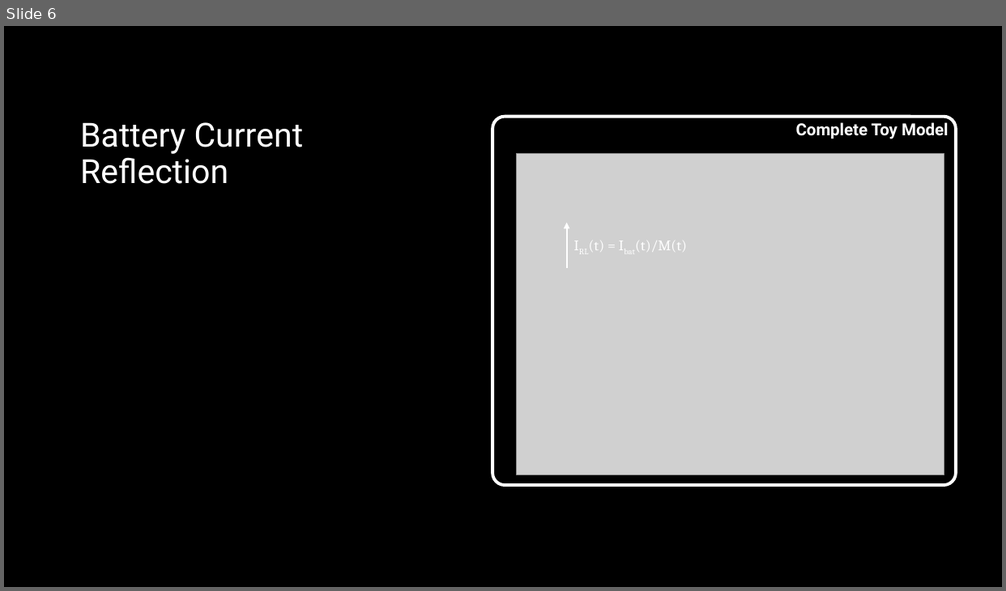
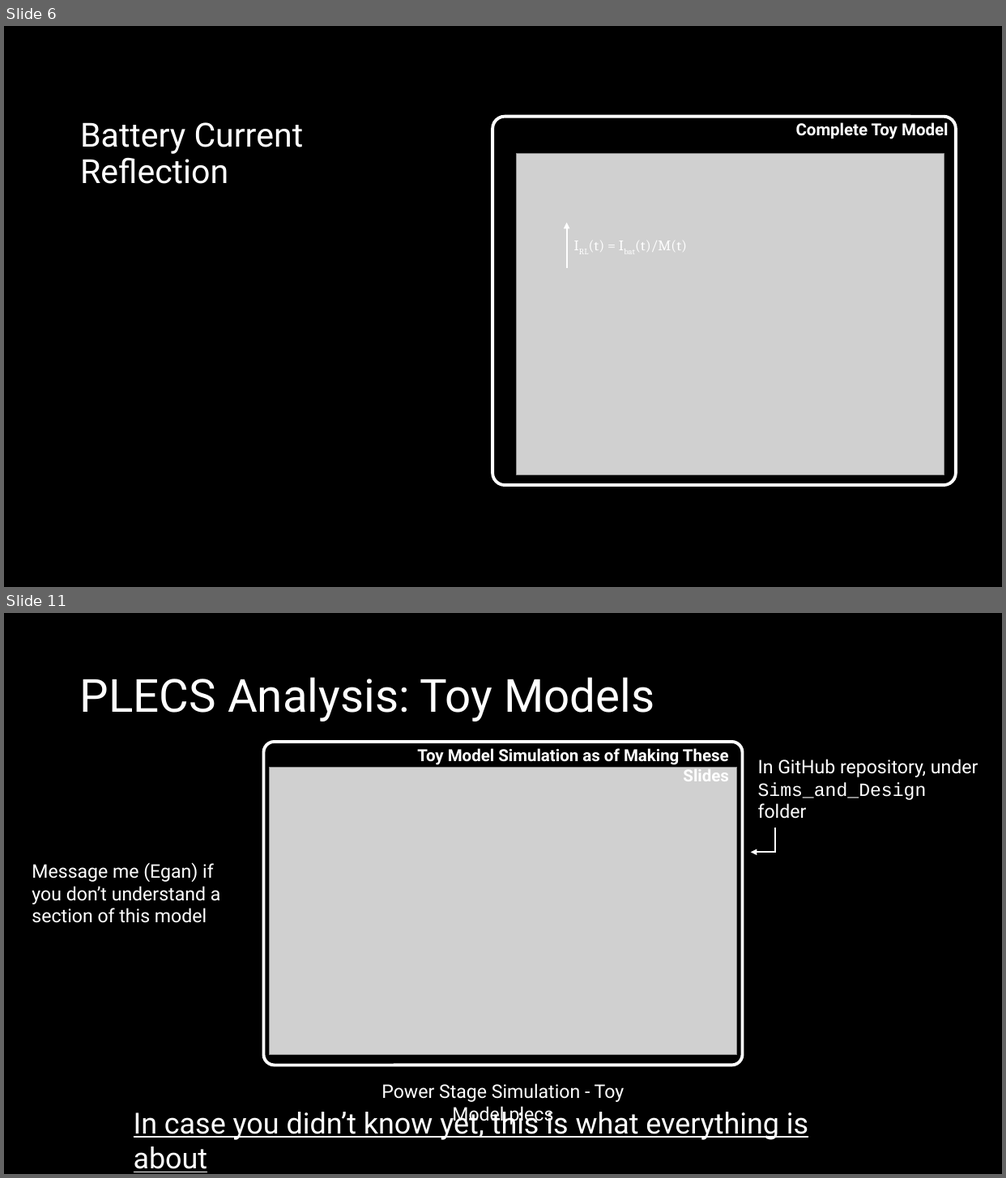
Before and after one commit to ut-ras/rm_electrical-supercap_v2, a slide deck: UT Robomasters – Supercap Power Stage Modeling.pptx. Shown one above the other, each under a label of ours: slide 6 before the commit, slides 6 and 11 after it; the slides between them are not shown. The pictures are 1006x591 and 1006x1178 pixels, drawn with LibreOffice and Linux fonts; fonts in the diff are those of the drawing; grey boxes stand for pictures; background and template pictures are left out. Boxes give left, top, right and bottom in pixels: in the first picture for what was removed or moved away, otherwise in the second. Text is boxed around its words. In the diff, an @@ line names an element or a change of style, - is before the commit and + after.

Commit message:
large expansion to explanation powerpoint + some brushing up on toy model

```diff
--- a/UT Robomasters – Supercap Power Stage Modeling.pptx
+++ b/UT Robomasters – Supercap Power Stage Modeling.pptx
@@ slide 11 added at (x1=4, y1=613, x2=1002, y2=1174), background #000000 @@
@@ title added at (x1=80, y1=677, x2=654, y2=722), 44 pt, text #FFFFFF @@
+PLECS Analysis: Toy Models
@@ rounded rectangle added at (x1=264, y1=742, x2=743, y2=1065), outline #FFFFFF 3 pt @@
@@ text added at (x1=417, y1=748, x2=729, y2=781), 16 pt, text #FFFFFF, bold @@
+Toy Model Simulation as of Making These Slides
@@ picture added at (x1=269, y1=767, x2=737, y2=1055) @@
@@ text added at (x1=758, y1=759, x2=978, y2=819), 18 pt, text #FFFFFF @@
+In GitHub repository, under Sims_and_Design folder
@@ elbow arrow added from (775, 828) to (751, 853), #FFFFFF 1.5 pt @@
@@ text added at (x1=32, y1=862, x2=221, y2=923), 18 pt, text #FFFFFF @@
+Message me (Egan) if you don’t understand a section of this model
@@ text added at (x1=381, y1=1084, x2=624, y2=1125), 18 pt, text #FFFFFF @@
+Power Stage Simulation - Toy Model.plecs
@@ text added at (x1=134, y1=1107, x2=808, y2=1140), 28 pt, text #FFFFFF, underline @@
+In case you didn’t know yet, this is what everything is about
```
Also in this commit, not shown: 2 slides changed, 3 other slides added, 3 other files.
